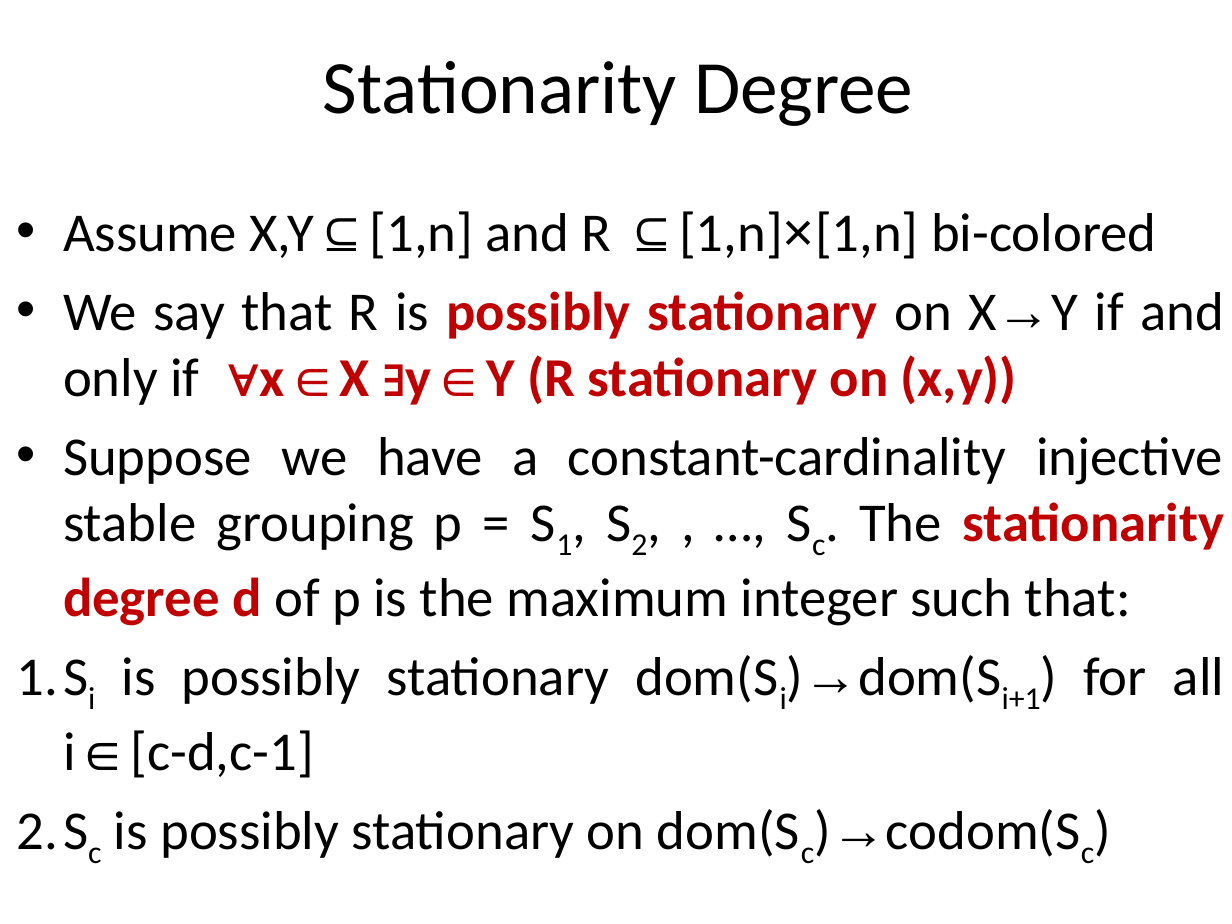
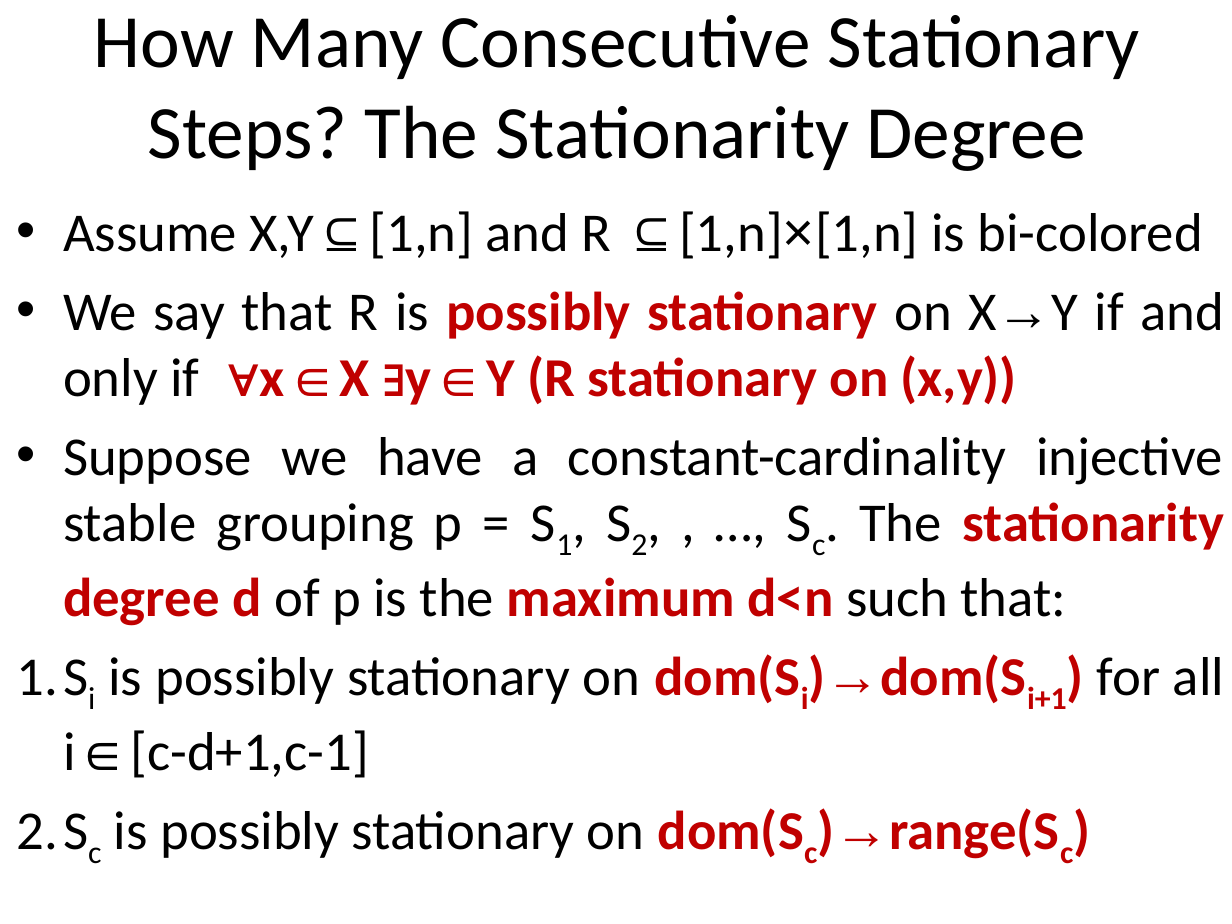
Before and after one commit to stefanoangeloberardi/GTC-injective, a slide deck: slide 15 of PDF/20260219-FUEFUKI24-Isawa Onsen-Injectivity-Slides.ppt (slide 14 before the commit). Drawn at 1232x924 pixels with LibreOffice and Linux fonts; fonts in the diff are those of the drawing. Boxes give left, top, right and bottom in pixels: in the first picture for what was removed or moved away, otherwise in the second. Text is boxed around its words. In the diff, an @@ line names an element or a change of style, - is before the commit and + after.

```diff
--- a/PDF/20260219-FUEFUKI24-Isawa Onsen-Injectivity-Slides.ppt
+++ b/PDF/20260219-FUEFUKI24-Isawa Onsen-Injectivity-Slides.ppt
@@ title at (94, 15, 1140, 171): text changed @@
-Stationarity Degree
+How Many Consecutive Stationary Steps? The Stationarity Degree
@@ text at (63, 211, 1202, 259): text changed @@
-• Assume X,Y⊆[1,n] and R ⊆[1,n]×[1,n] bi-colored
+• Assume X,Y⊆[1,n] and R ⊆[1,n]×[1,n] is bi-colored
@@ text at (63, 437, 1224, 859): text changed @@
-• Suppose we have a constant-cardinality injective stable grouping p = S1, S2, , …, Sc. The stationarity degree d of p is the maximum integer such that:
-1. Si is possibly stationary dom(Si)→dom(Si+1) for all i∈[c-d,c-1]
-2. Sc is possibly stationary on dom(Sc)→codom(Sc)
+• Suppose we have a constant-cardinality injective stable grouping p = S1, S2, , …, Sc. The stationarity degree d of p is the maximum d<n such that:
+1. Si is possibly stationary on dom(Si)→dom(Si+1) for all i∈[c-d+1,c-1]
+2. Sc is possibly stationary on dom(Sc)→range(Sc)
```
Also in this commit, not shown: 7 other slides changed, 2 slides added, 1 slide removed.
